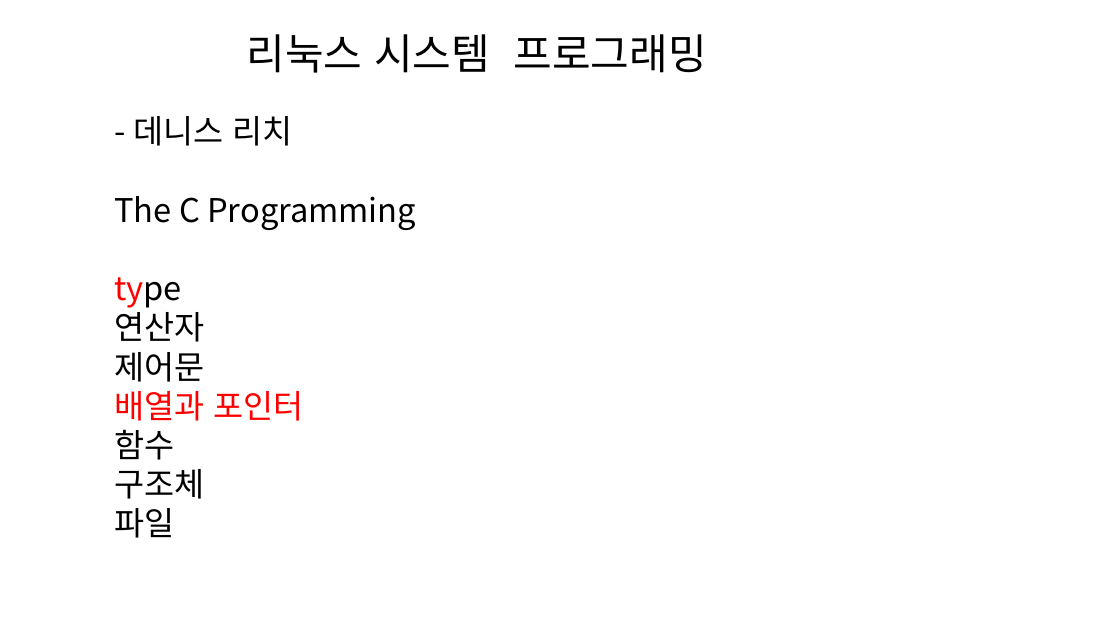
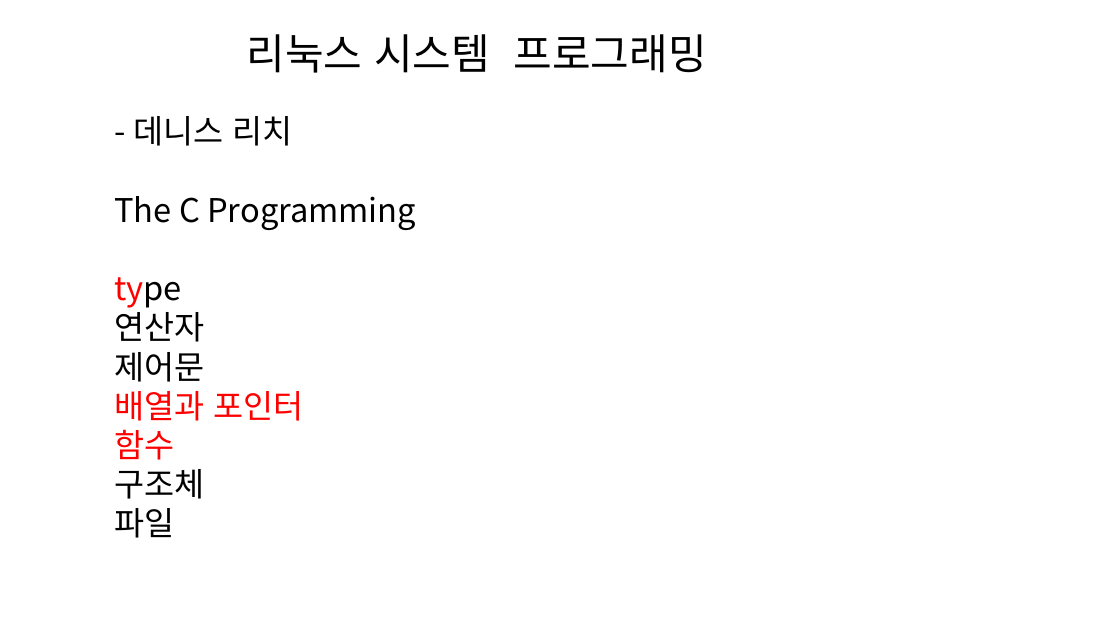
Before and after one commit to imguru-mooc/linux, a slide deck: slide 13 of 수업판서.pptx. Drawn at 1120x630 pixels with LibreOffice and Linux fonts; fonts in the diff are those of the drawing. Boxes give left, top, right and bottom in pixels: in the first picture for what was removed or moved away, otherwise in the second. Text is boxed around its words. In the diff, an @@ line names an element or a change of style, - is before the commit and + after.

```diff
--- a/수업판서.pptx
+++ b/수업판서.pptx
@@ text at [114, 429, 174, 460]: text colour #000000 to #FF0000 in "함수" @@
```
Also in this commit, not shown: 1 other slide changed, 9 slides added, 2 other files.
